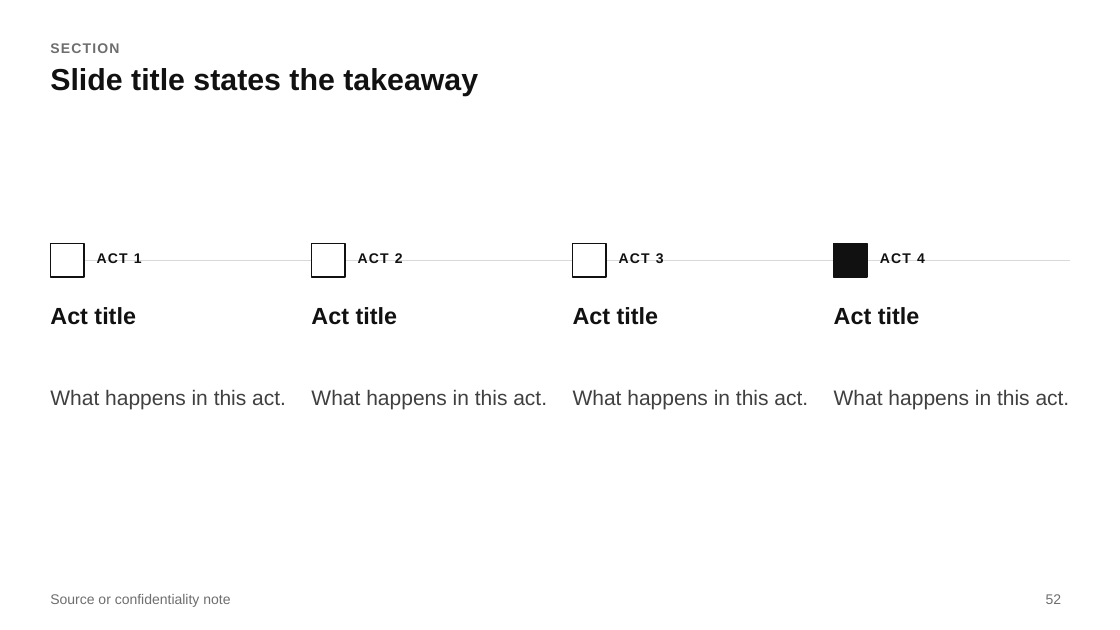
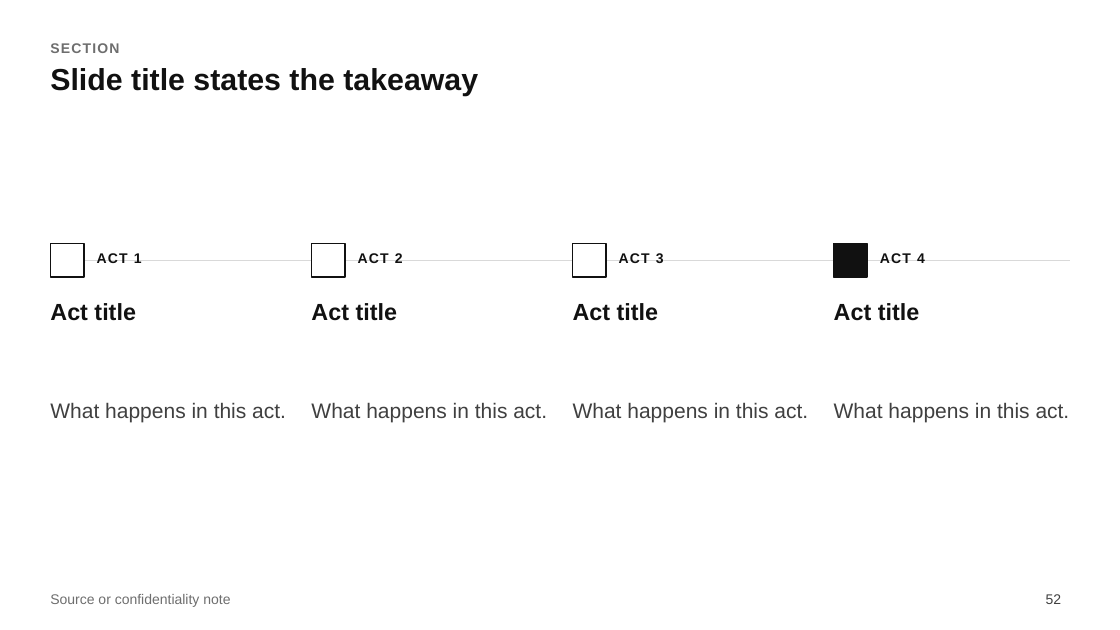
Before and after one commit to MaximeRumpler/Make_Clean_PPTX, a slide deck: slide 52 of skills/make-clean-pptx/assets/layouts.pptx. Drawn at 1120x630 pixels with LibreOffice and Linux fonts; fonts in the diff are those of the drawing. Boxes give left, top, right and bottom in pixels: in the first picture for what was removed or moved away, otherwise in the second. Text is boxed around its words. In the diff, an @@ line names an element or a change of style, - is before the commit and + after.

```diff
--- a/skills/make-clean-pptx/assets/layouts.pptx
+++ b/skills/make-clean-pptx/assets/layouts.pptx
@@ text "Act title": place and size @@
-text "Act title" at (50,307,136,325)
+text "Act title" at (50,303,136,321)
@@ text "Act title": place and size @@
-text "Act title" at (311,307,398,325)
+text "Act title" at (311,303,398,321)
@@ text "Act title": place and size @@
-text "Act title" at (573,307,659,325)
+text "Act title" at (573,303,659,321)
@@ text "Act title": place and size @@
-text "Act title" at (834,307,920,325)
+text "Act title" at (834,303,920,321)
@@ text "What happens in this act.": place and size @@
-text "What happens in this act." at (50,389,286,410)
+text "What happens in this act." at (50,402,286,422)
@@ text "What happens in this act.": place and size @@
-text "What happens in this act." at (311,389,547,410)
+text "What happens in this act." at (311,402,547,422)
@@ text "What happens in this act.": place and size @@
-text "What happens in this act." at (573,389,808,410)
+text "What happens in this act." at (573,402,808,422)
@@ text "What happens in this act.": place and size @@
-text "What happens in this act." at (834,389,1070,410)
+text "What happens in this act." at (834,402,1070,422)
@@ page number at (1046,594,1062,604): text colour #6E6E6E to #404040 @@
```
Also in this commit, not shown: 1 other slide changed, 52 other files.
